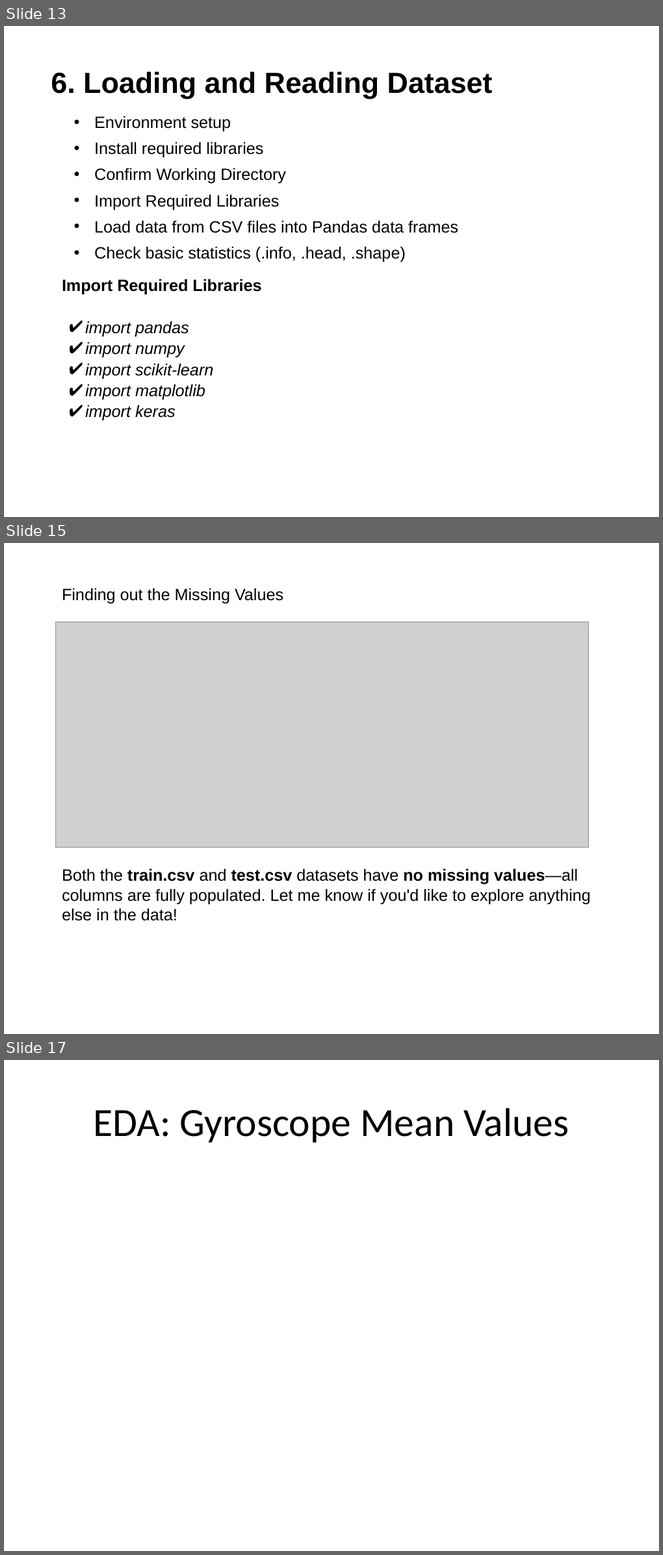
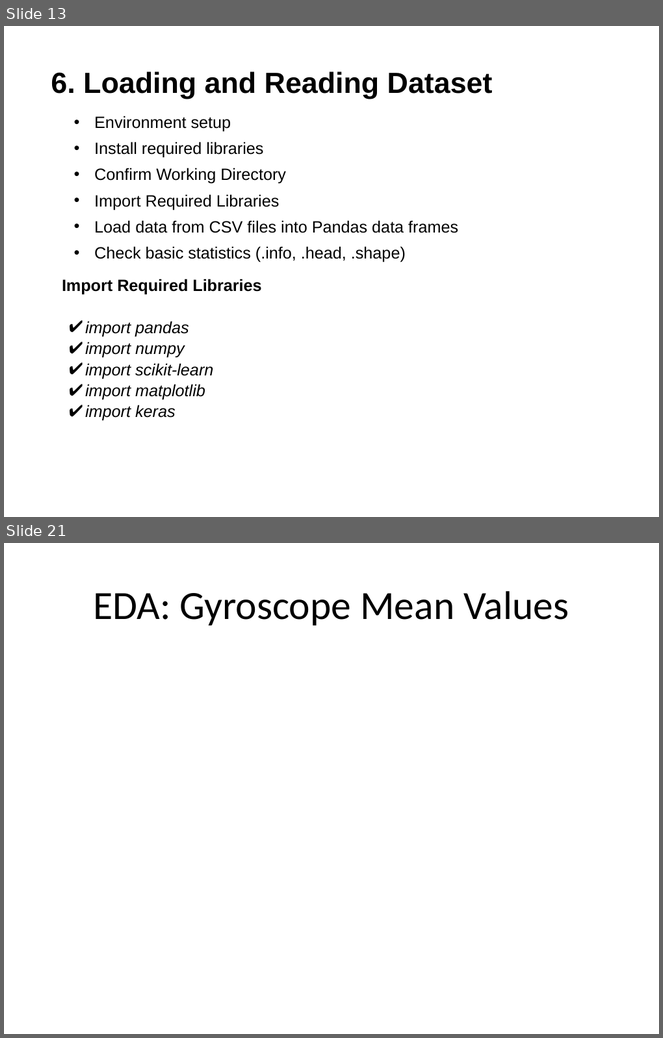
Before and after one commit to 2023aiml073/-Human-Activity-Recognition-for-Health-Monitoring-Using-Wearable-Devices, a slide deck: Document/Cohort11_Group6_CapstoneProject_Presentation.pptx. Shown one above the other, each under a label of ours: slides 13, 15 and 17 before the commit, slides 13 and 21 after it; the slides between them are not shown. The pictures are 663x1555 and 663x1038 pixels, drawn with LibreOffice and Linux fonts; fonts in the diff are those of the drawing; grey boxes stand for pictures. Boxes give left, top, right and bottom in pixels: in the first picture for what was removed or moved away, otherwise in the second. Text is boxed around its words. In the diff, an @@ line names an element or a change of style, - is before the commit and + after.

```diff
--- a/Document/Cohort11_Group6_CapstoneProject_Presentation.pptx
+++ b/Document/Cohort11_Group6_CapstoneProject_Presentation.pptx
@@ slide 15 removed at <box>4,543,659,1034</box>, background #FFFFFF @@
@@ text removed at <box>62,588,284,604</box> @@
-Finding out the Missing Values
@@ picture removed at <box>55,622,588,848</box> @@
@@ text removed at <box>62,869,591,921</box> @@
-Both the train.csv and test.csv datasets have no missing values—all columns are fully populated. Let me know if you'd like to explore anything else in the data!
@@ what was slide 17 is now slide 21 @@
```
Also in this commit, not shown: 3 slides changed, 5 slides added, 1 other file.
